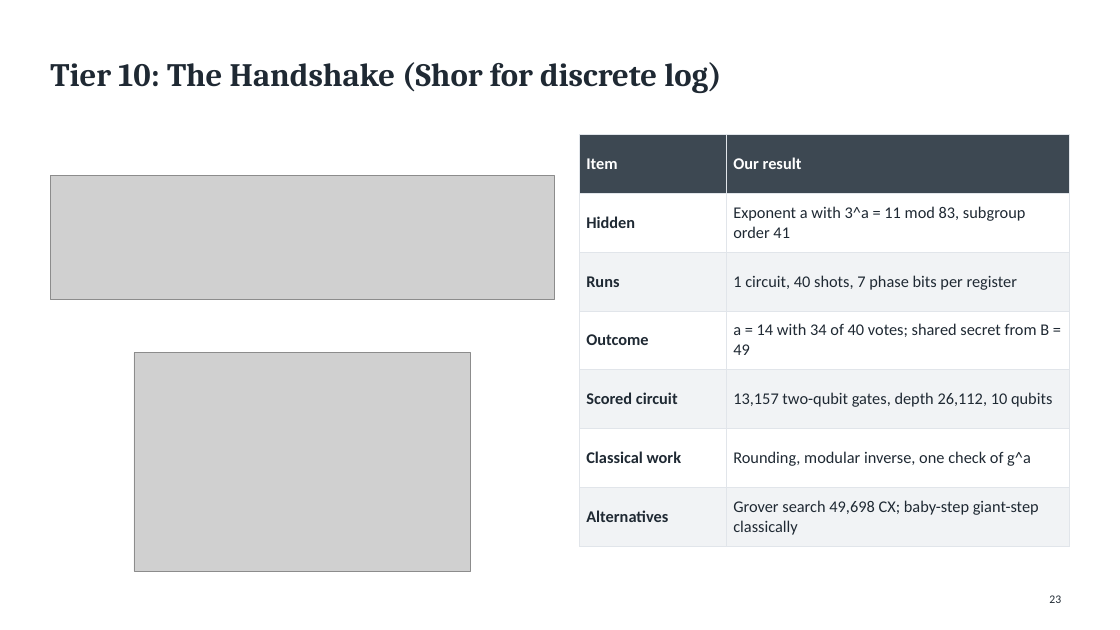
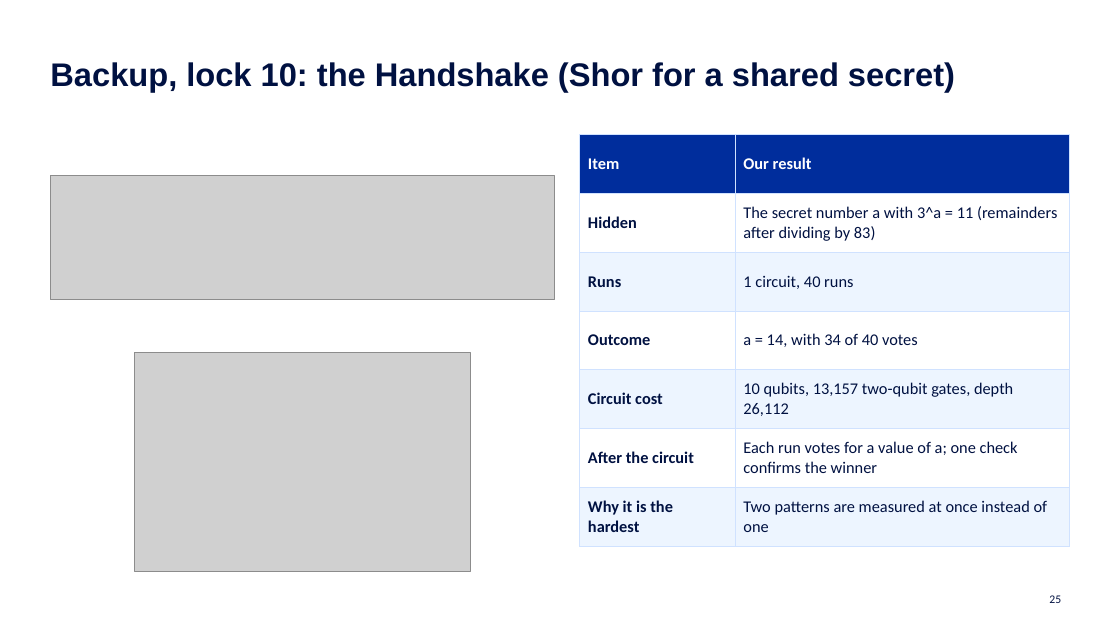
Before and after one commit to QuantumCryptography-at-Qiskit-OSU/Submission, a slide deck: slide 25 of slides/Cryptographers.pptx (slide 23 before the commit). Drawn at 1120x630 pixels with LibreOffice and Linux fonts; fonts in the diff are those of the drawing; grey boxes stand for pictures. Boxes give left, top, right and bottom in pixels: in the first picture for what was removed or moved away, otherwise in the second. Text is boxed around its words. In the diff, an @@ line names an element or a change of style, - is before the commit and + after.

```diff
--- a/slides/Cryptographers.pptx
+++ b/slides/Cryptographers.pptx
@@ title at box(50, 62, 955, 92): text changed; font Cambria to Arial; text colour #1F2933 to #001141 @@
-Tier 10: The Handshake (Shor for discrete log)
+Backup, lock 10: the Handshake (Shor for a shared secret)
@@ table at box(580, 134, 1070, 536) @@
-row 2, column 2: Exponent a with 3^a = 11 mod 83, subgroup order 41
+row 2, column 2: The secret number a with 3^a = 11 (remainders after dividing by 83)
-row 3, column 2: 1 circuit, 40 shots, 7 phase bits per register
+row 3, column 2: 1 circuit, 40 runs
-row 4, column 2: a = 14 with 34 of 40 votes; shared secret from B = 49
+row 4, column 2: a = 14, with 34 of 40 votes
-row 5, column 1: Scored circuit
+row 5, column 1: Circuit cost
-row 5, column 2: 13,157 two-qubit gates, depth 26,112, 10 qubits
+row 5, column 2: 10 qubits, 13,157 two-qubit gates, depth 26,112
-row 6, column 1: Classical work
+row 6, column 1: After the circuit
-row 6, column 2: Rounding, modular inverse, one check of g^a
+row 6, column 2: Each run votes for a value of a; one check confirms the winner
-row 7, column 1: Alternatives
+row 7, column 1: Why it is the hardest
-row 7, column 2: Grover search 49,698 CX; baby-step giant-step classically
+row 7, column 2: Two patterns are measured at once instead of one
@@ fill #3D4852 to #002D9C in row 1 @@
@@ fill #F1F3F5 to #EDF5FF in 6 cells @@
@@ text colour #1F2933 to #001141 in "Hidden", "Runs", "Outcome" @@
@@ borders changed @@
@@ page number at box(1049, 595, 1061, 603): text changed; text colour #1F2933 to #001141 @@
-23
+25
```
Also in this commit, not shown: 17 other slides changed, 7 slides added, 5 slides removed, 16 other files.
